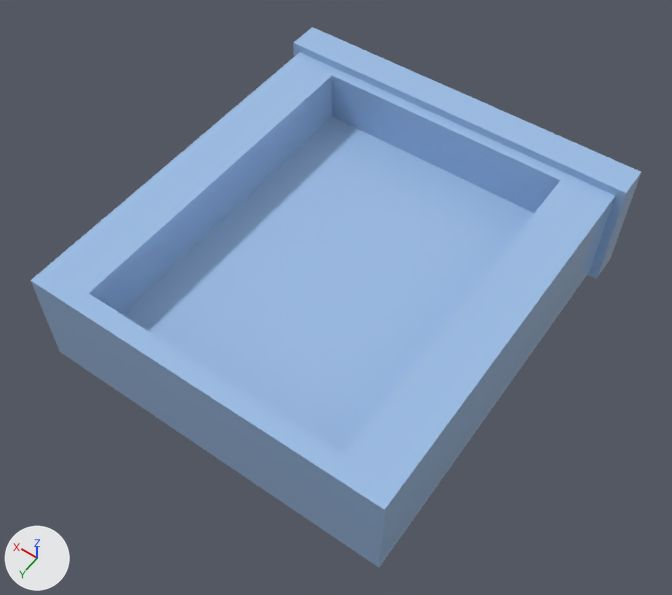
What one commit did to the FBX model Assets/Models/Area Props/Kitchen/flat/cupboard_drawer.fbx.
One viewpoint serves both versions: a camera (50 mm lens) standing at (34.13, 7.34, 4.34) and looking at (35.56, 5.34, 1.2). The axes (+X, +Y, +Z) are drawn at lower left. The lights are the same throughout. Where no turn or scale is listed for an object, it has been applied to the vertices. Vertices at the same position are counted once.
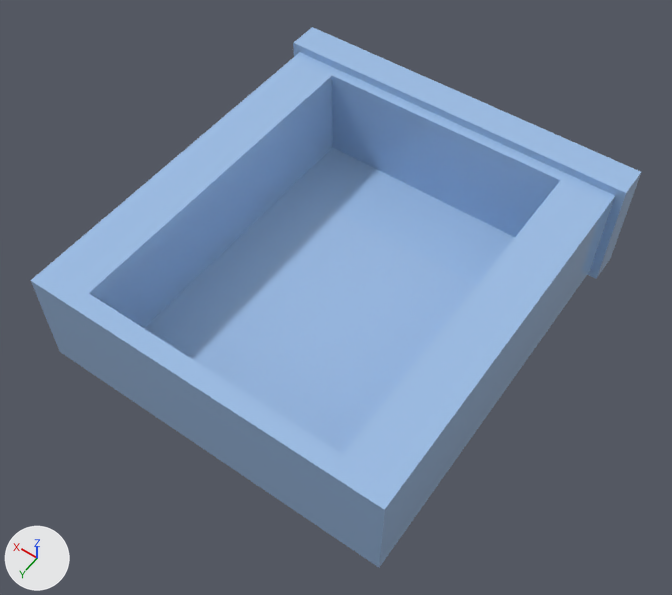
The newer file is also turned or shifted as a whole; pictures and numbers use the older file's frame.

What changed in the scene script:
```text
Change me_cube_047:
    where me_cube_047.from_pydata(...)  # 44 vertices, 42 faces; spans x -0.86..0.86, y -1.31..0.64, z 0.03..0.59
    used by ob_cube_069; location = (35.587, 5.535, 0.985)
    before: 12 (0.59, -1.04, 0.31) at pixel (332, 116), 13 (-0.59, -1.04, 0.31), 14 (0.59, 0.56, 0.31), 15 (-0.59, 0.56, 0.31), 22 (-0.59, -0.89, 0.31)
    before: 23 (0.59, -0.89, 0.31) at pixel (314, 133)
    me_cube_047 part 1
    add for i in [*range(12, 16), 22, 23]: me_cube_047.vertices[i].co += Vector((0.0, 0.0, -0.2))
```

Pixel boxes (x1, y1, x2, y2) of what changed, in the pictures (672 x 595 px; the box of a moved part takes in the faces that stretch with it):
part 1 of me_cube_047, moved or reshaped
    both: (89, 76, 560, 454)
